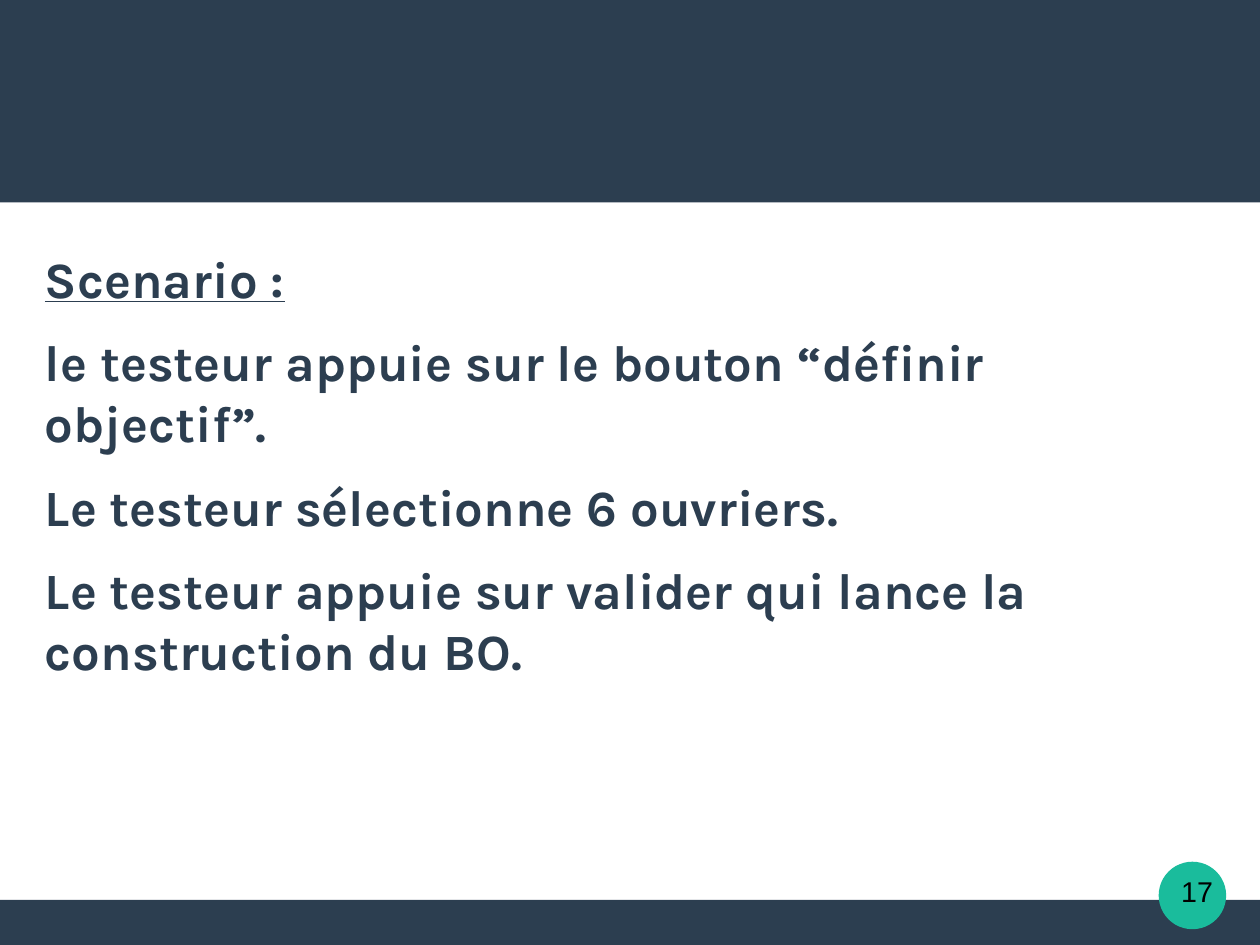
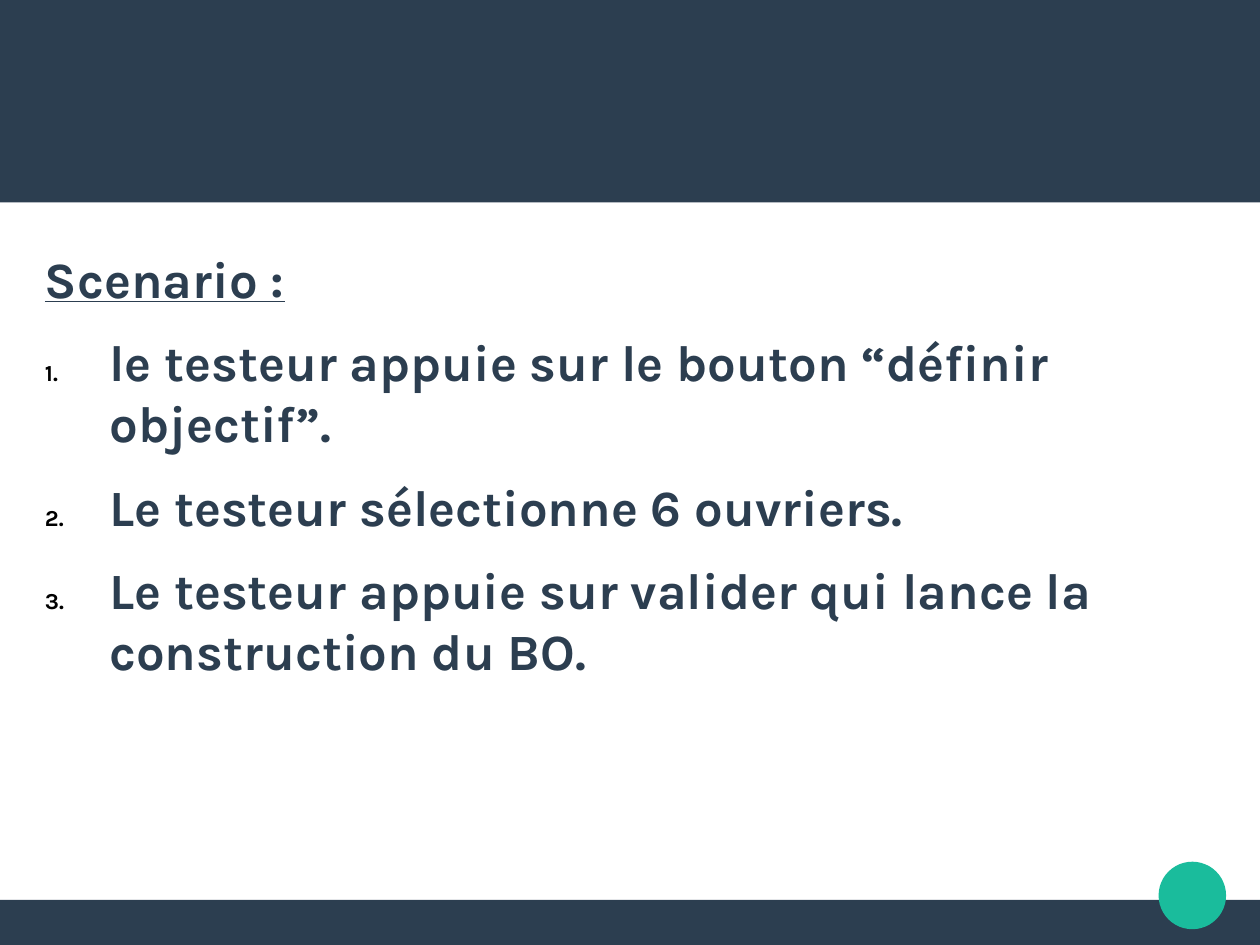
Before and after one commit to natmaurice/tme-il-smartbuilders, a slide deck: slide 17 of IL.odp. Drawn at 1260x945 pixels with LibreOffice and Linux fonts; fonts in the diff are those of the drawing. Boxes give left, top, right and bottom in pixels: in the first picture for what was removed or moved away, otherwise in the second. Text is boxed around its words. In the diff, an @@ line names an element or a change of style, - is before the commit and + after.

```diff
--- a/IL.odp
+++ b/IL.odp
@@ text at bbox=[109, 341, 1091, 671]: bullet none to 1. @@
@@ ellipse removed at bbox=[1159, 862, 1227, 930] @@
@@ freeform shape added at bbox=[1159, 862, 1227, 930], fill #1ABC9C @@
@@ text removed at bbox=[1181, 882, 1213, 902] @@
-17
@@ rectangle removed at bbox=[0, 900, 1260, 944] @@
@@ freeform shape added at bbox=[0, 900, 1260, 944], fill #2C3E50 @@
```
Also in this commit, not shown: 8 other slides changed, 1 other file.
